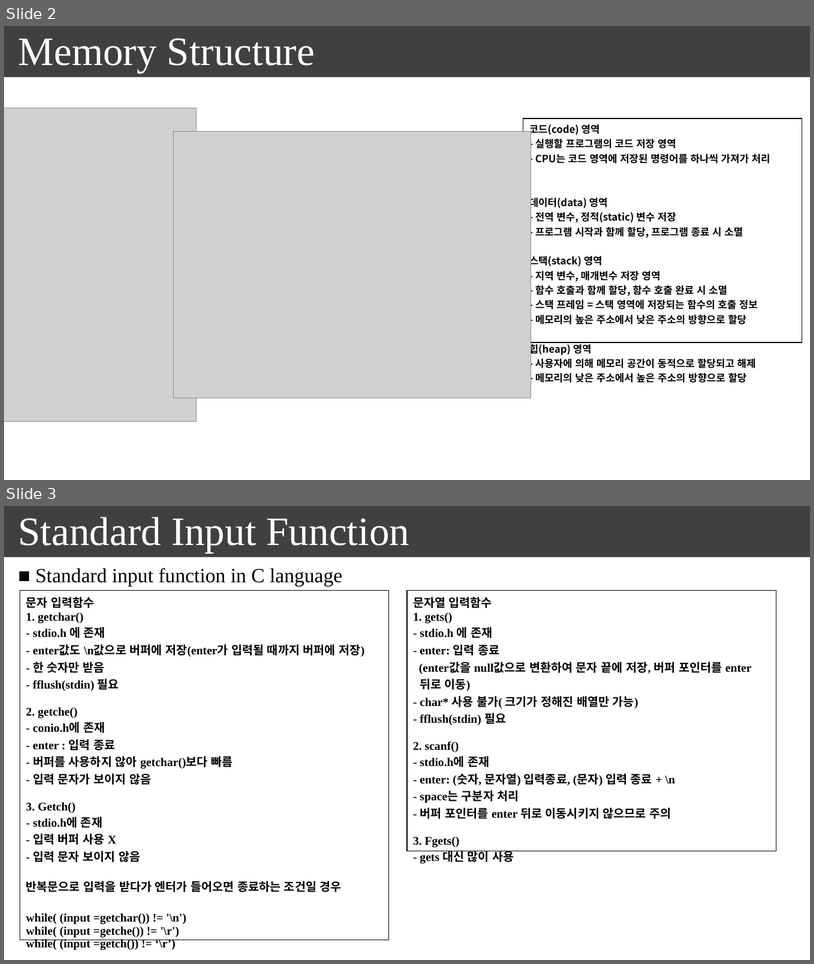
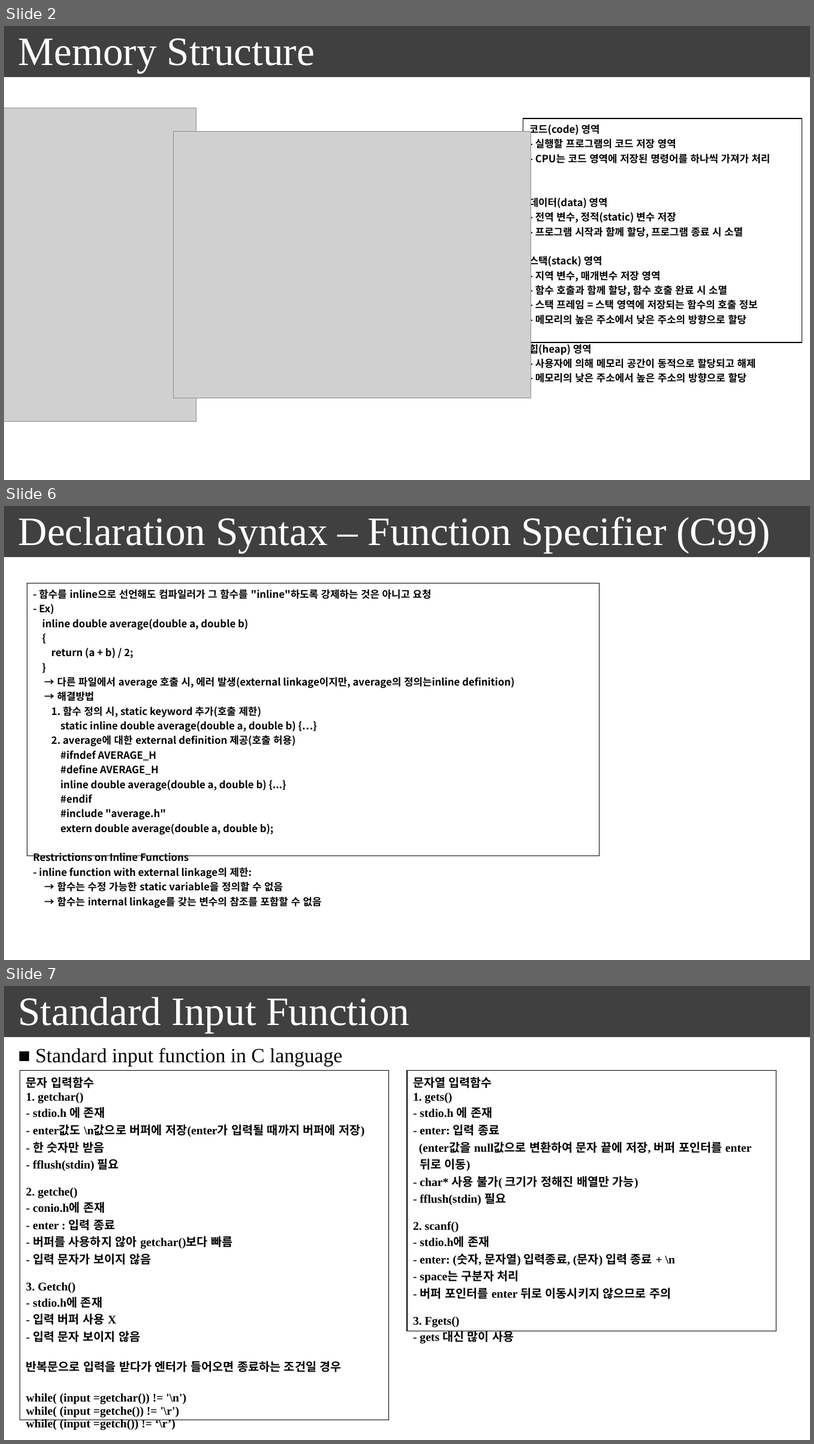
Before and after one commit to seonghokim/Study, a slide deck: everything in c.pptx. Shown one above the other, each under a label of ours: slides 2 and 3 before the commit, slides 2, 6 and 7 after it; the slides between them are not shown. The pictures are 814x964 and 814x1444 pixels, drawn with LibreOffice and Linux fonts; fonts in the diff are those of the drawing; grey boxes stand for pictures. Boxes give left, top, right and bottom in pixels: in the first picture for what was removed or moved away, otherwise in the second. Text is boxed around its words. In the diff, an @@ line names an element or a change of style, - is before the commit and + after.

```diff
--- a/everything in c.pptx
+++ b/everything in c.pptx
@@ slide 6 added at bbox=[4, 506, 810, 960], background #FFFFFF; not listed: 1 template element that a slide beside it also shows @@
@@ text added at bbox=[18, 516, 771, 553], 48 pt, text #FFFFFF @@
+Declaration Syntax – Function Specifier (C99)
@@ table added at bbox=[27, 583, 600, 910], 1 rows, 1 columns @@
+- 함수를 inline으로 선언해도 컴파일러가 그 함수를 "inline"하도록 강제하는 것은 아니고 요청 / - Ex) / inline double average(double a, double b) / { / return (a + b) / 2; / } / → 다른 파일에서 average 호출 시, 에러 발생(external linkage이지만, average의 정의는inline definition) / → 해결방법 / 1. 함수 정의 시, static keyword 추가(호출 제한) / static inline double average(double a, double b) {…} / 2. average에 대한 external definition 제공(호출 허용) / #ifndef AVERAGE_H / #define AVERAGE_H / inline double average(double a, double b) {...} / #endif / #include "average.h" / extern double average(double a, double b); / Restrictions on Inline Functions / - inline function with external linkage의 제한: / → 함수는 수정 가능한 static variable을 정의할 수 없음 / → 함수는 internal linkage를 갖는 변수의 참조를 포함할 수 없음
@@ what was slide 3 is now slide 7 @@
```
Also in this commit, not shown: 1 slide changed, 3 other slides added.
